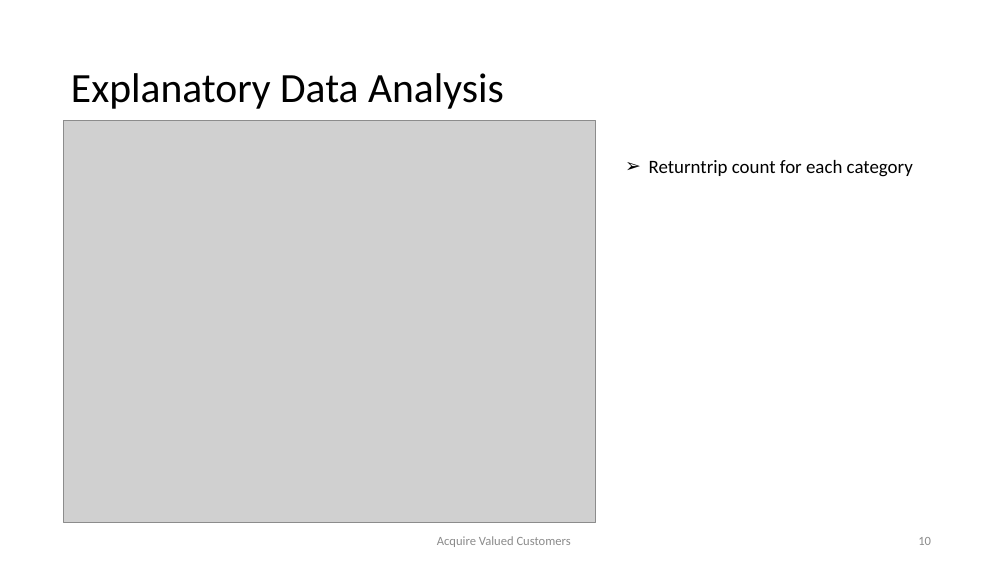
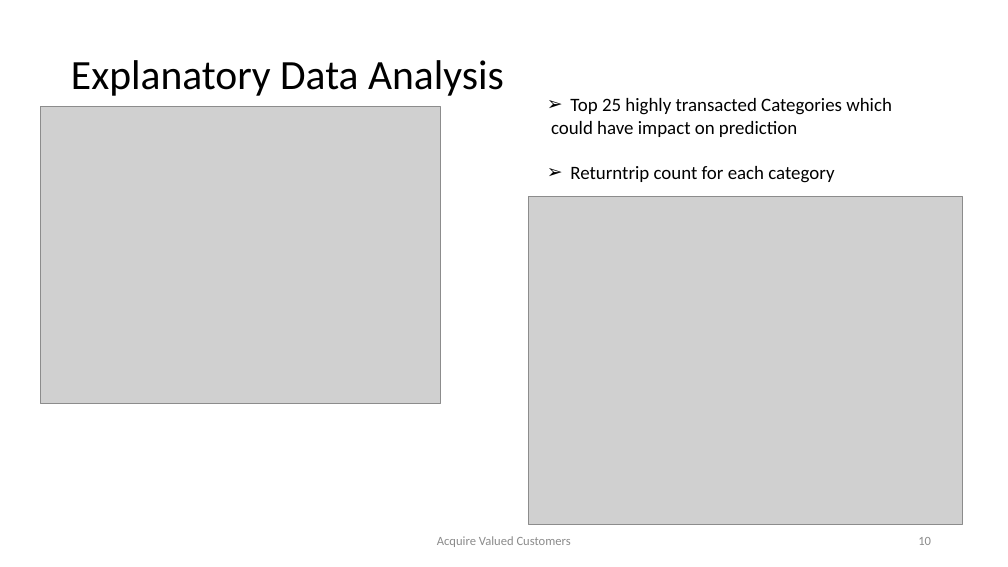
Before and after one commit to samudassir/acquirevaluedcustomers, a slide deck: slide 10 of project_report/project_presentation_II.pptx. Drawn at 1008x567 pixels with LibreOffice and Linux fonts; fonts in the diff are those of the drawing; grey boxes stand for pictures. Boxes give left, top, right and bottom in pixels: in the first picture for what was removed or moved away, otherwise in the second. Text is boxed around its words. In the diff, an @@ line names an element or a change of style, - is before the commit and + after.

```diff
--- a/project_report/project_presentation_II.pptx
+++ b/project_report/project_presentation_II.pptx
@@ title "Explanatory Data Analysis": place and size @@
-title "Explanatory Data Analysis" at bbox=[71, 73, 504, 109]
+title "Explanatory Data Analysis" at bbox=[71, 60, 504, 96]
@@ text "Top 25 highly transacted Categories ...": place and size @@
-text "Top 25 highly transacted Categories ..." at bbox=[649, 160, 913, 177]
+text "Top 25 highly transacted Categories ..." at bbox=[551, 98, 892, 183]
@@ picture added at bbox=[41, 107, 441, 404] @@
@@ text at bbox=[551, 98, 892, 137]: paragraphs added @@
+➢ Top 25 highly transacted Categories which
+could have impact on prediction
@@ picture: place and size @@
-picture at bbox=[64, 120, 596, 523]
+picture at bbox=[529, 197, 963, 525]
```
Also in this commit, not shown: 10 other slides changed, 2 slides removed, 1 other file.
